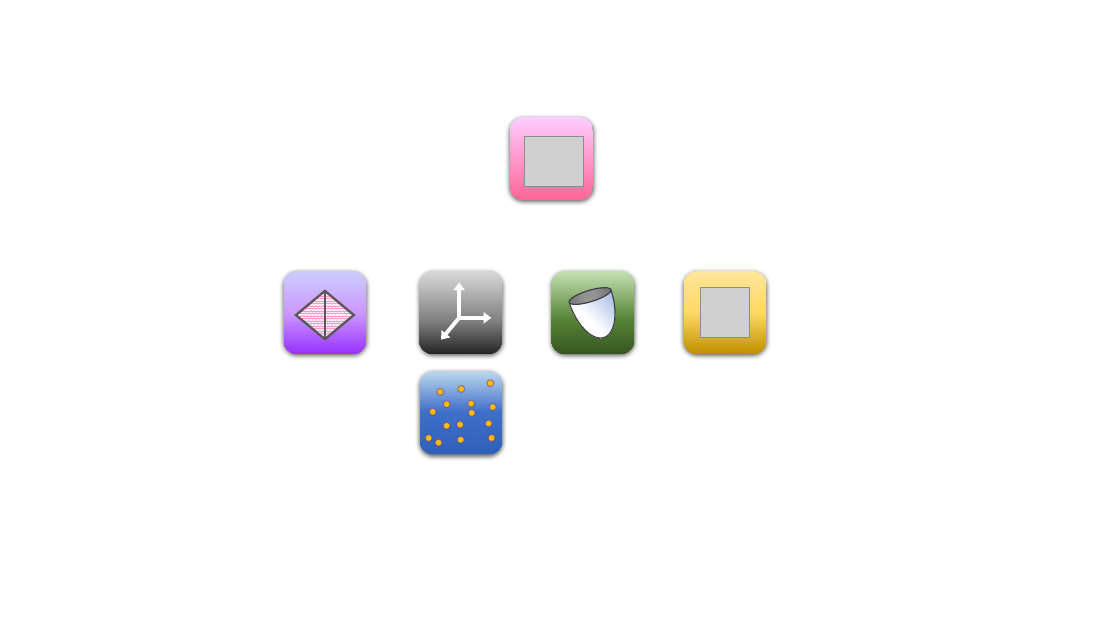
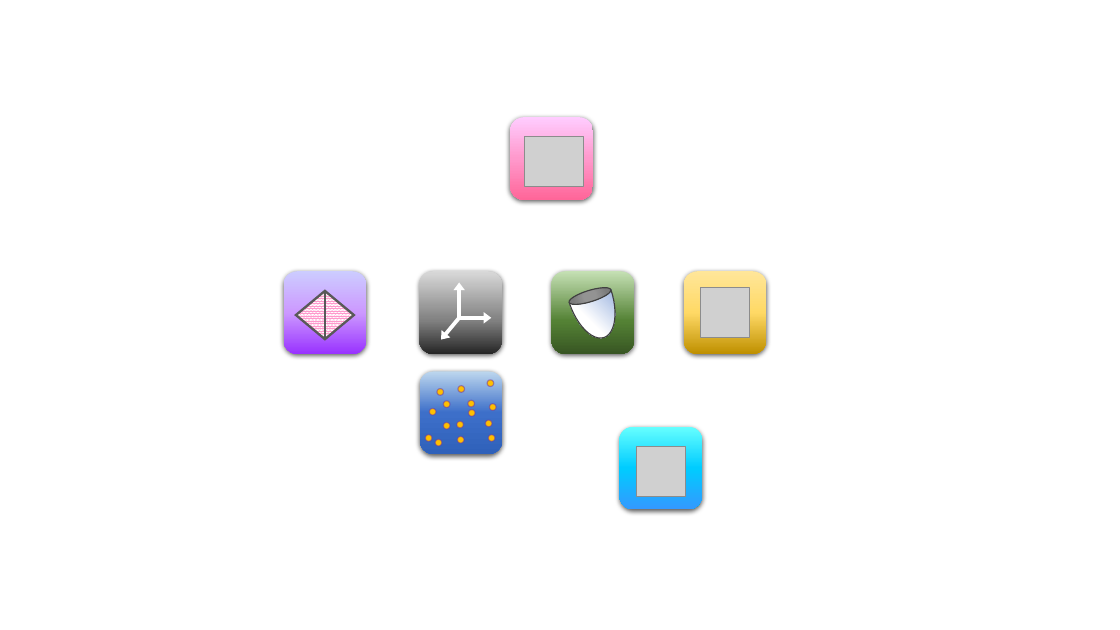
Before and after one commit to qiaone/delaunay, a slide deck: slide 1 of Img/icons.pptx. Drawn at 1120x630 pixels with LibreOffice and Linux fonts; fonts in the diff are those of the drawing; grey boxes stand for pictures. Boxes give left, top, right and bottom in pixels: in the first picture for what was removed or moved away, otherwise in the second. Text is boxed around its words. In the diff, an @@ line names an element or a change of style, - is before the commit and + after.

```diff
--- a/Img/icons.pptx
+++ b/Img/icons.pptx
@@ rounded rectangle added at (619, 427, 702, 509), fill gradient #66FFFF to #00CCFF to #3399FF @@
@@ picture added at (636, 447, 686, 497) @@
```
Also in this commit, not shown: 6 other files.
